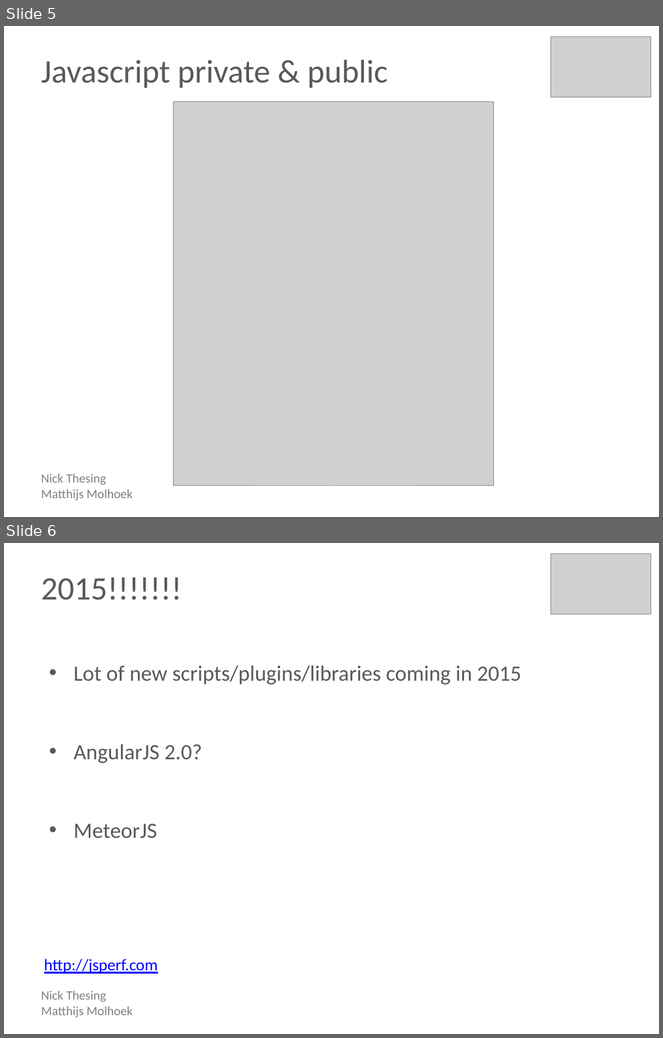
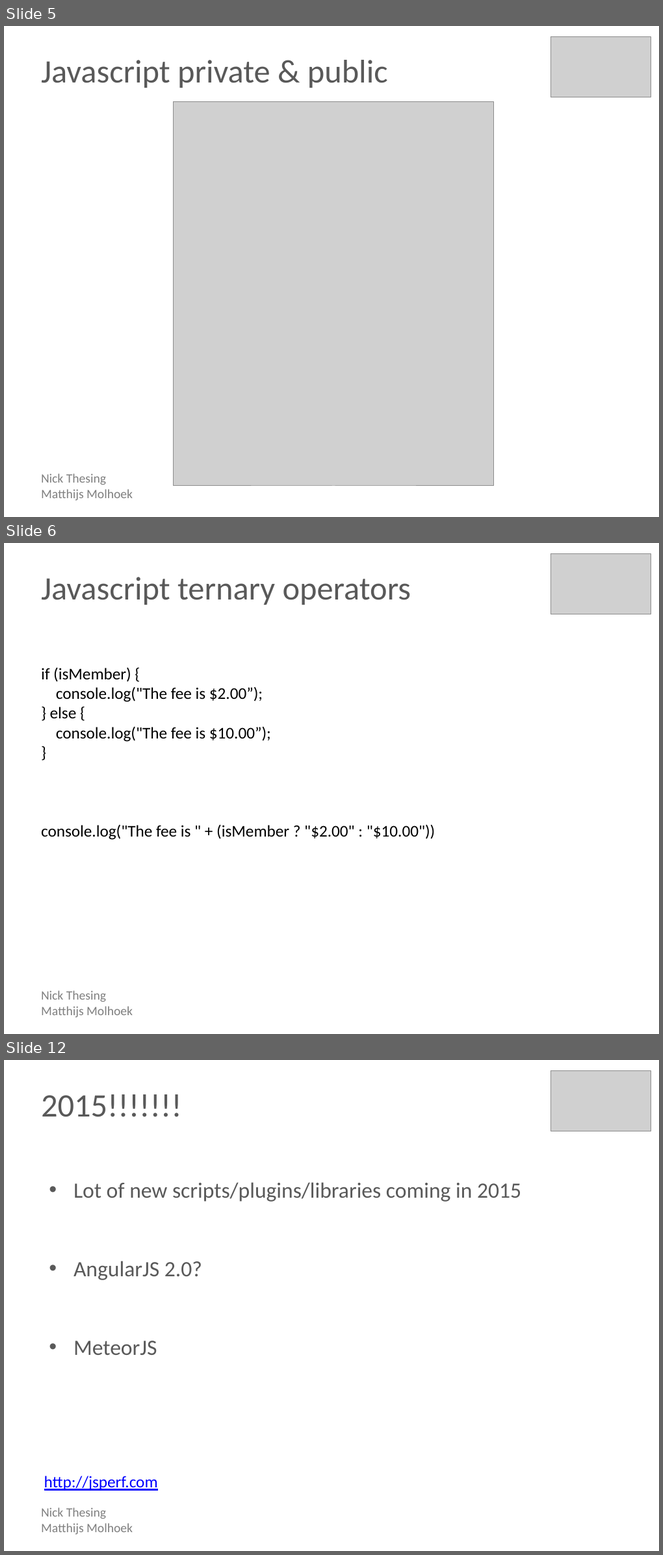
Before and after one commit to nickthesing/Cluster, a slide deck: Javascript-Best-Practices.pptx. Shown one above the other, each under a label of ours: slides 5 and 6 before the commit, slides 5, 6 and 12 after it; the slides between them are not shown. The pictures are 663x1038 and 663x1555 pixels, drawn with LibreOffice and Linux fonts; fonts in the diff are those of the drawing; grey boxes stand for pictures. Boxes give left, top, right and bottom in pixels: in the first picture for what was removed or moved away, otherwise in the second. Text is boxed around its words. In the diff, an @@ line names an element or a change of style, - is before the commit and + after.

```diff
--- a/Javascript-Best-Practices.pptx
+++ b/Javascript-Best-Practices.pptx
@@ slide 6 added at [4, 543, 659, 1034], background #FFFFFF @@
@@ picture added at [551, 554, 651, 615] @@
@@ text added at [41, 577, 412, 605], 36 pt, text #595959 @@
+Javascript ternary operators
@@ text added at [41, 667, 436, 840], 18 pt, text #000000 @@
+if (isMember) {
+console.log("The fee is $2.00”);
+} else {
+console.log("The fee is $10.00”);
+}
+console.log("The fee is " + (isMember ? "$2.00" : "$10.00"))
@@ text added at [41, 991, 133, 1018], 14 pt, text #7F7F7F @@
+Nick Thesing
+Matthijs Molhoek
@@ what was slide 6 is now slide 12 @@
```
Also in this commit, not shown: 5 other slides added.
